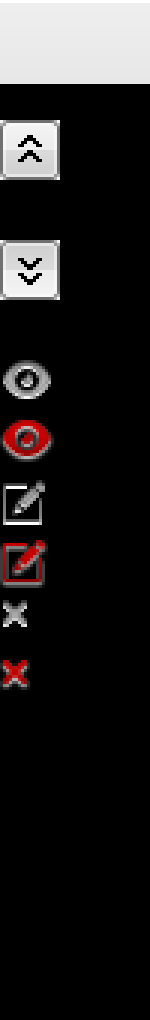
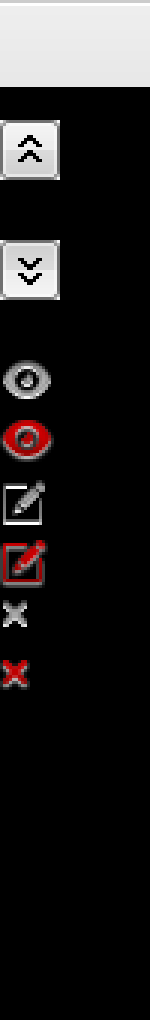
Before/after of a 150 x 1020 layered artwork. What changed in the layer stack:
painted on "data-list>thead bg" over (0, 0, 150, 87)
